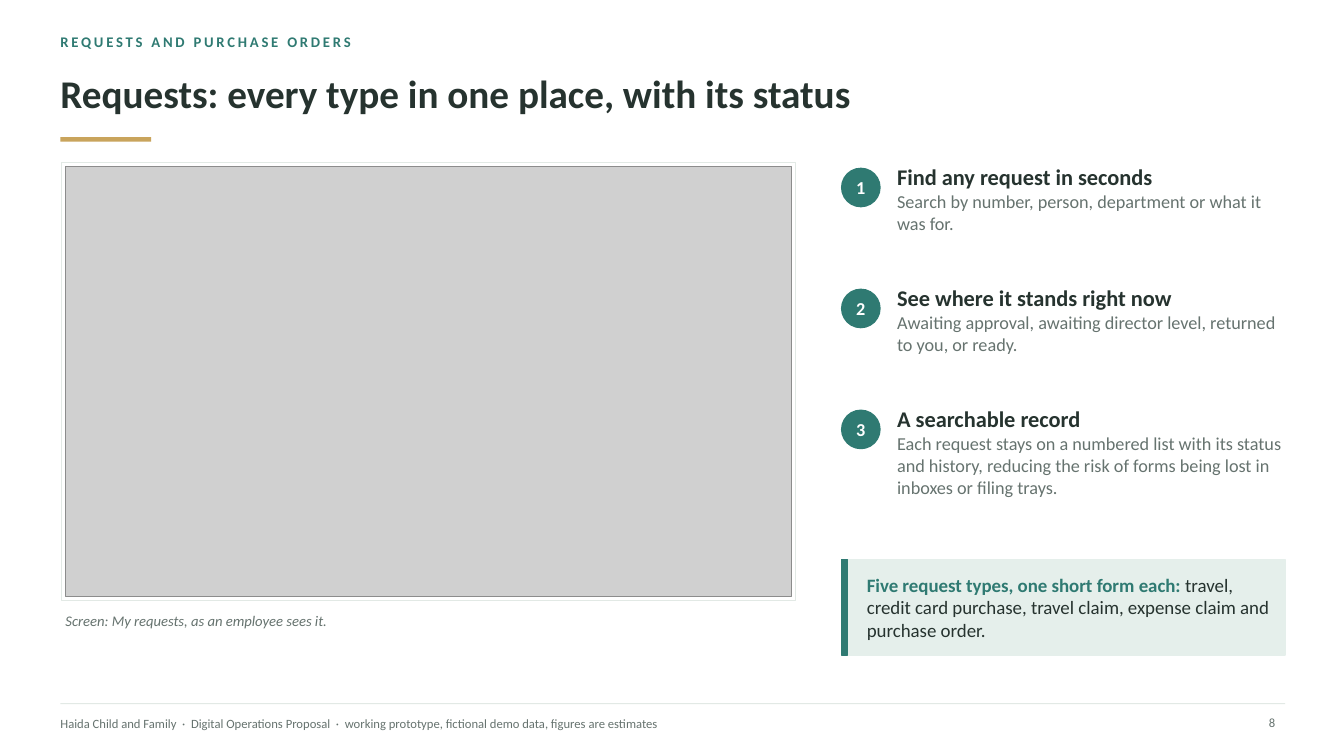
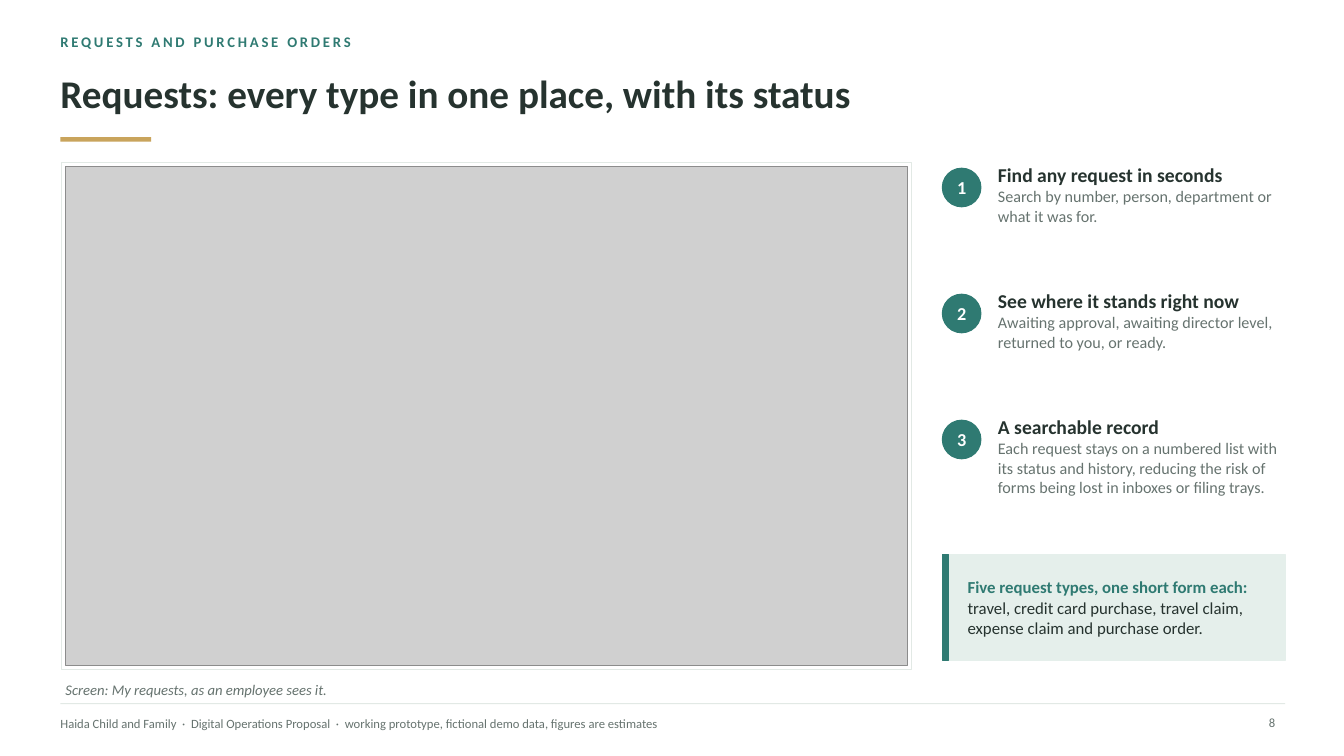
Before and after one commit to AndalibOlee/Portfolio, a slide deck: slide 8 of demo-platform/docs/Haida_Child_and_Family_Executive_Digital_Operations_Proposal.pptx. Drawn at 1344x756 pixels with LibreOffice and Linux fonts; fonts in the diff are those of the drawing; grey boxes stand for pictures. Boxes give left, top, right and bottom in pixels: in the first picture for what was removed or moved away, otherwise in the second. Text is boxed around its words. In the diff, an @@ line names an element or a change of style, - is before the commit and + after.

```diff
--- a/demo-platform/docs/Haida_Child_and_Family_Executive_Digital_Operations_Proposal.pptx
+++ b/demo-platform/docs/Haida_Child_and_Family_Executive_Digital_Operations_Proposal.pptx
@@ rectangle: place and size @@
-rectangle at (62, 162, 796, 600)
+rectangle at (62, 162, 912, 669)
@@ picture: place and size @@
-picture at (66, 166, 791, 596)
+picture at (66, 166, 908, 665)
@@ text "1": place and size @@
-text "1" at (856, 182, 865, 194)
+text "1" at (957, 182, 966, 194)
@@ ellipse: place and size @@
-ellipse at (842, 168, 880, 207)
+ellipse at (943, 168, 981, 207)
@@ text "Find any request in seconds": place and size @@
-text "Find any request in seconds" at (897, 169, 1261, 230)
+text "Find any request in seconds" at (998, 168, 1272, 222)
@@ text "Find any request in seconds" at (998, 168, 1272, 222): size 16 to 14 pt in "Find any request in seconds"; size 13 to 11.5 pt in "Search by number, person, department or what ..." @@
@@ text "2": place and size @@
-text "2" at (856, 303, 865, 315)
+text "2" at (957, 308, 966, 320)
@@ ellipse: place and size @@
-ellipse at (842, 289, 880, 328)
+ellipse at (943, 294, 981, 333)
@@ text "See where it stands right ...": place and size @@
-text "See where it stands right ..." at (897, 290, 1275, 354)
+text "See where it stands right ..." at (998, 294, 1272, 351)
@@ text "See where it stands right ..." at (998, 294, 1272, 351): size 16 to 14 pt in "See where it stands right now"; size 13 to 11.5 pt in "Awaiting approval, awaiting director level, returned to ..." @@
@@ text "A searchable record": place and size @@
-text "A searchable record" at (897, 411, 1281, 497)
+text "A searchable record" at (998, 420, 1277, 496)
@@ text "A searchable record" at (998, 420, 1277, 496): size 16 to 14 pt in "A searchable record"; size 13 to 11.5 pt in "Each request stays on a numbered list ..." @@
@@ text "3": place and size @@
-text "3" at (856, 424, 865, 436)
+text "3" at (957, 434, 966, 446)
@@ ellipse: place and size @@
-ellipse at (842, 410, 880, 449)
+ellipse at (943, 420, 981, 459)
@@ rectangle: place and size @@
-rectangle at (842, 560, 1286, 655)
+rectangle at (943, 555, 1286, 660)
@@ rectangle: place and size @@
-rectangle at (842, 560, 848, 655)
+rectangle at (943, 555, 949, 660)
@@ text "Five request types, one short ...": place and size @@
-text "Five request types, one short ..." at (867, 578, 1269, 640)
+text "Five request types, one short ..." at (968, 581, 1247, 637)
@@ text "Five request types, one short ..." at (968, 581, 1247, 637): size 13.5 to 12 pt @@
@@ text "Screen: My requests, as an ...": place and size @@
-text "Screen: My requests, as an ..." at (65, 616, 327, 629)
+text "Screen: My requests, as an ..." at (65, 685, 327, 698)
```
Also in this commit, not shown: 14 other slides changed, 7 other files.
